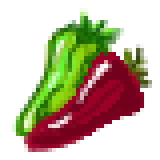
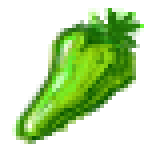
Before/after of a w=160, h=160 layered artwork. What changed in the layer stack:
hid "Слой 1" over [left=24, top=16, right=152, bottom=152]
painted on "Слой 2" over [left=12, top=8, right=144, bottom=144]
